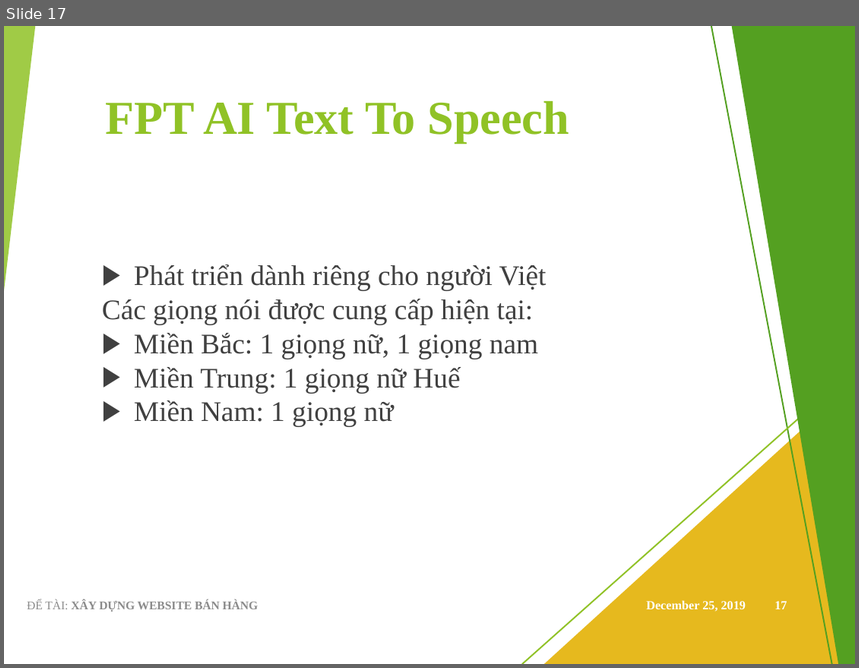
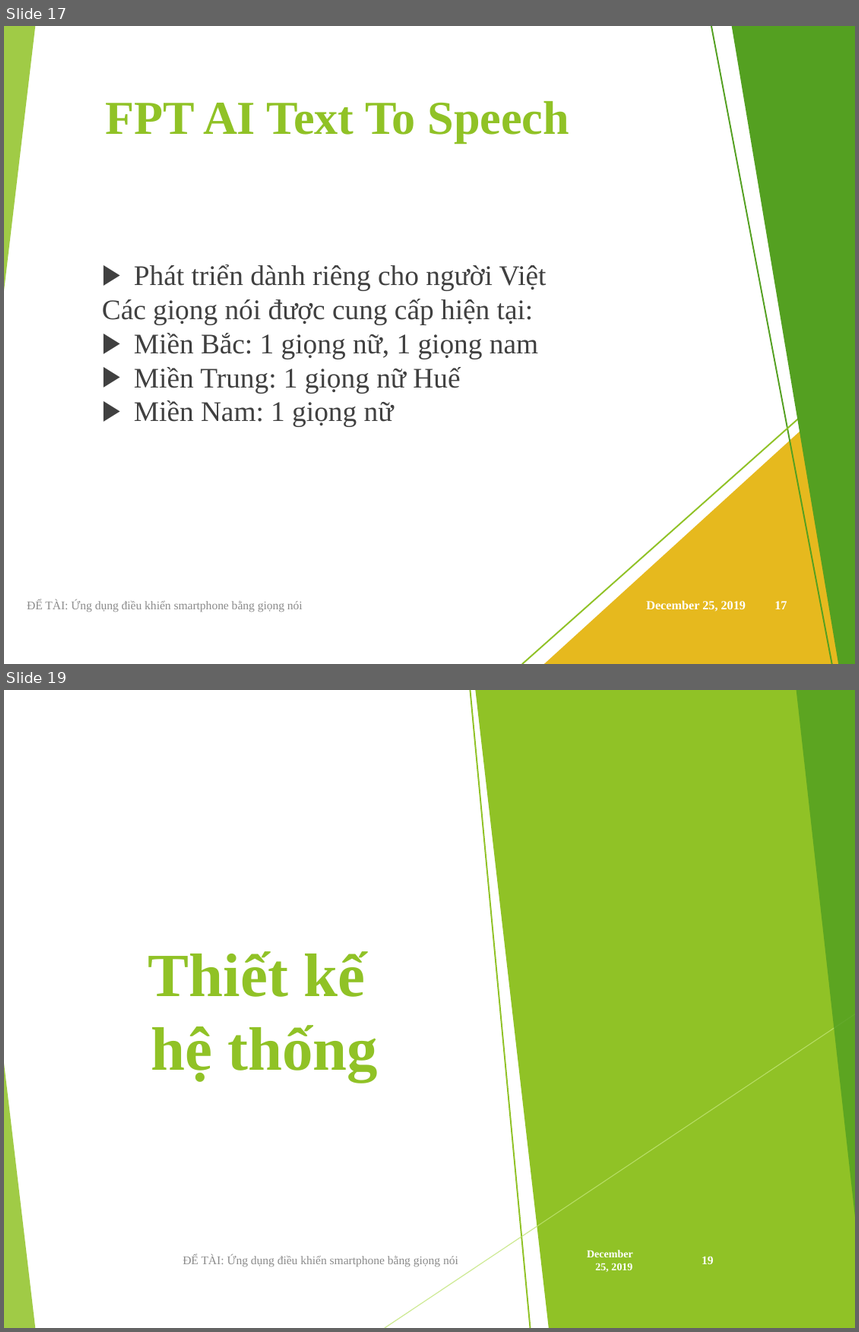
Before and after one commit to viet97/doandocs, a slide deck: DATN_Presentation.pptx. Shown one above the other, each under a label of ours: slide 17 before the commit, slides 17 and 19 after it; the slides between them are not shown. The pictures are 859x668 and 859x1332 pixels, drawn with LibreOffice and Linux fonts; fonts in the diff are those of the drawing. Boxes give left, top, right and bottom in pixels: in the first picture for what was removed or moved away, otherwise in the second. Text is boxed around its words. In the diff, an @@ line names an element or a change of style, - is before the commit and + after.

```diff
--- a/DATN_Presentation.pptx
+++ b/DATN_Presentation.pptx
@@ slide 19 added at [4,690,855,1328], background #FFFFFF; not listed: 10 template elements that a slide beside it also shows @@
@@ group added at [4,690,855,1328]: 5 freeform shapes, 3 triangles, 2 lines @@
@@ rectangle added at [4,690,855,1328], fill #FFFFFF @@
@@ line added from (471, 690) to (530, 1328), #90C226 1.25 pt @@
@@ freeform shape added at [475,690,855,1328], fill #90C226 @@
@@ triangle added at [797,690,855,1217], fill #54A021 at 85% opacity @@
@@ title added at [148,951,378,1082], 52 pt, text #90C226, bold @@
+Thiết kế
+hệ thống
@@ line added from (855, 1015) to (385, 1328), #C0E474 0.75 pt @@
@@ triangle added at [4,1064,35,1328], fill #90C226 at 85% opacity @@
@@ text added at [183,1255,458,1267], 10 pt, text #8C8C8C @@
+ĐỂ TÀI: Ứng dụng điều khiển smartphone bằng giọng nói
@@ text added at [587,1250,633,1272], 9 pt, text #FFFFFF, bold @@
+December 25, 2019
@@ page number added at [702,1256,714,1265], 10 pt, text #FFFFFF, bold @@
+19
@@ slide 17 changed as well @@
@@ text at [27,601,303,612]: text changed; bold off @@
-ĐỂ TÀI: XÂY DỰNG WEBSITE BÁN HÀNG
+ĐỂ TÀI: Ứng dụng điều khiển smartphone bằng giọng nói
```
Also in this commit, not shown: 20 other slides changed, 5 other slides added, 2 slides removed.
